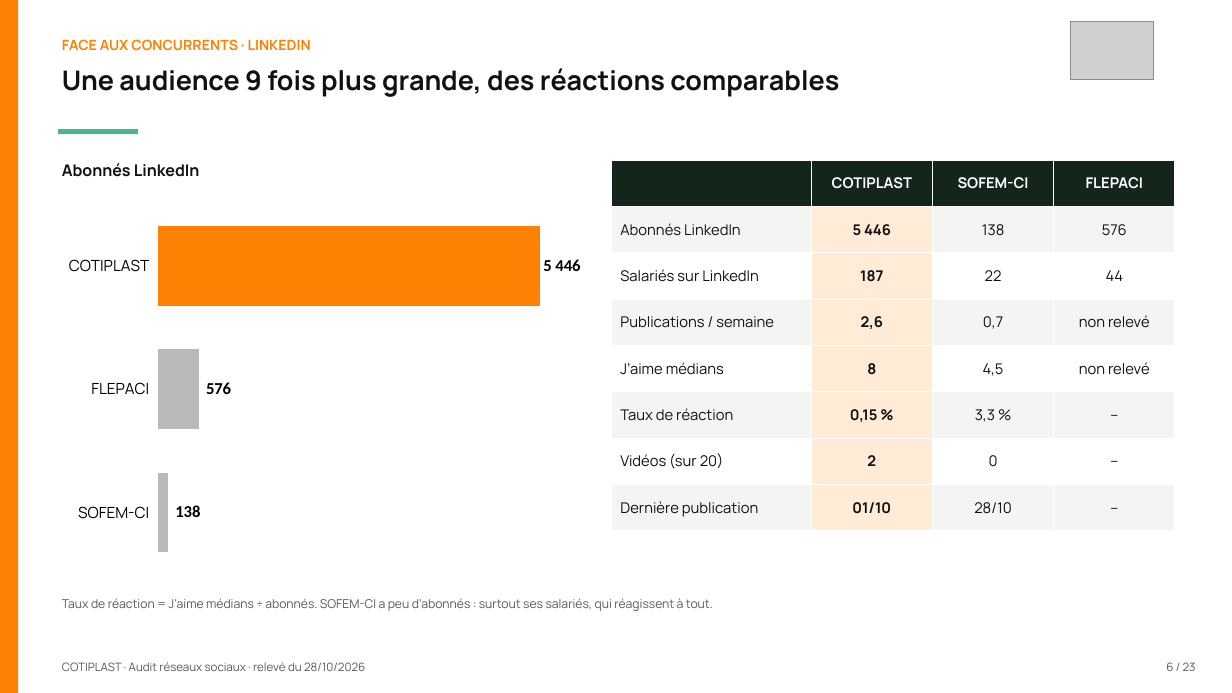
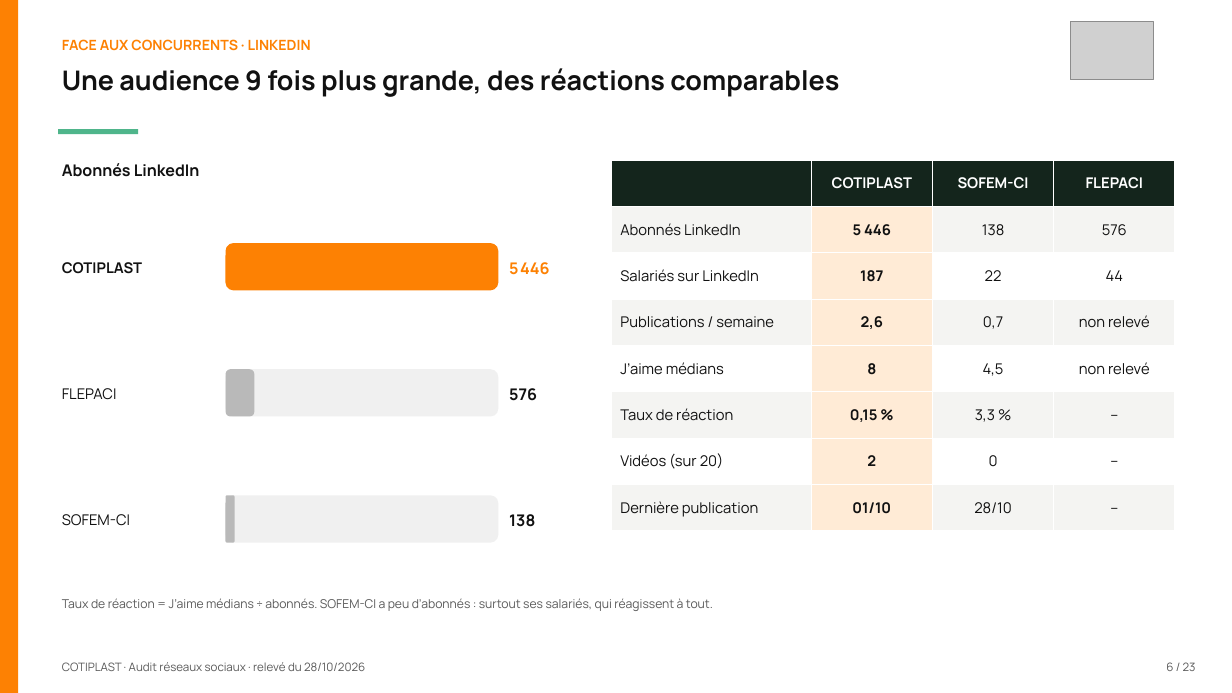
Before and after one commit to leslita06/fatima-unifood-fictif, a slide deck: slide 6 of tmp-tj/261028_cotiplast_audit-reseaux-sociaux_v1.pptx. Drawn at 1232x693 pixels with LibreOffice and Linux fonts; fonts in the diff are those of the drawing; grey boxes stand for pictures. Boxes give left, top, right and bottom in pixels: in the first picture for what was removed or moved away, otherwise in the second. Text is boxed around its words. In the diff, an @@ line names an element or a change of style, - is before the commit and + after.

```diff
--- a/tmp-tj/261028_cotiplast_audit-reseaux-sociaux_v1.pptx
+++ b/tmp-tj/261028_cotiplast_audit-reseaux-sociaux_v1.pptx
@@ bar chart removed at (58, 197, 590, 582) @@
-categories: SOFEM-CI, FLEPACI, COTIPLAST
-Series 1: 138, 576, 5446
@@ text added at (62, 262, 142, 274), 11.5 pt, text #111111, bold @@
+COTIPLAST
@@ rounded rectangle added at (226, 243, 498, 290), fill #FD8103 @@
@@ text added at (509, 262, 549, 275), 12.5 pt, text #FD8103, bold @@
+5 446
@@ text added at (62, 388, 117, 400), 11.5 pt, text #111111 @@
+FLEPACI
@@ rounded rectangle added at (226, 370, 498, 417), fill #F0F0F0 @@
@@ rounded rectangle added at (226, 370, 254, 417), fill #B9B9B9 @@
@@ text added at (509, 388, 537, 401), 12.5 pt, text #111111, bold @@
+576
@@ rounded rectangle added at (226, 495, 498, 543), fill #F0F0F0 @@
@@ rounded rectangle added at (226, 495, 235, 543), fill #B9B9B9 @@
@@ text added at (62, 514, 130, 526), 11.5 pt, text #111111 @@
+SOFEM-CI
@@ text added at (509, 514, 535, 527), 12.5 pt, text #111111, bold @@
+138
```
Also in this commit, not shown: 1 other slide changed.
